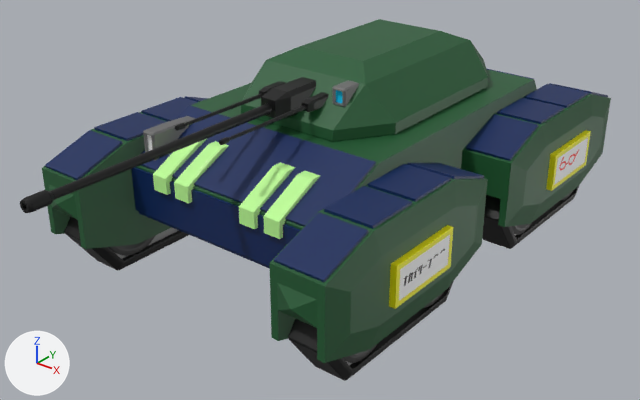
The FBX model blackout/Assets/Models/fbx/tank_cannon_gun.fbx as it was, and as the next commit left it.
Before and after are seen from a 50 mm camera at (8.31, -11.27, 5.91) aimed at (0.21, -1.15, -0.37). Lighting does not change. The marker at lower left points along +X, +Y and +Z.

The scene before the commit, as lines of its bpy script (objects in view):
```python
mat_material_001 = principled_material('Material.001')
mat_material_001.texture = img_tank_mat_png
me_立方体_002 = bpy.data.meshes.new('立方体.002')
me_立方体_002.from_pydata(...)  # 3920 vertices, 3568 faces; spans x -2.94..2.93, y -6.29..4.41, z -1.43..1.91
me_立方体_002.materials.append(mat_material_001)  # picture img_tank_mat_png
ob_body = bpy.data.objects.new('body', me_立方体_002)
ob_body.location = (0.0, 0.0, 0.0)
```
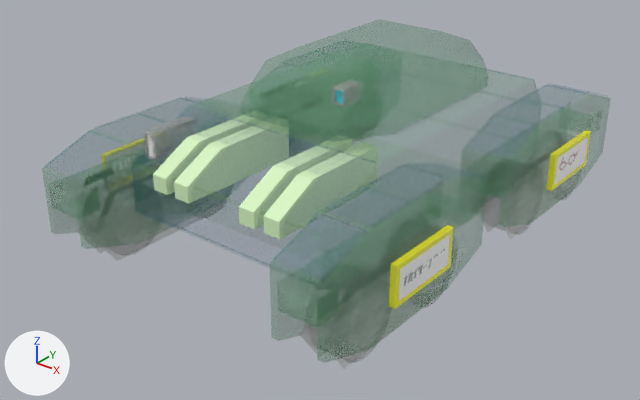
The newer file is also turned or shifted as a whole; pictures and numbers use the older file's frame.

Changed parts and their boxes [x1, y1, x2, y2] in the pictures (640 x 400 px):
```json
{"object": "body", "change": "surface changed", "before": [20, 19, 611, 381], "after": [20, 19, 611, 381]}
```

Edits to the scene script, one JSON object a line:
```json
{"op": "set", "path": "img_tank_mat_png", "old": "load_image('tank_mat.png', '../tank_mat.png', 1024, 1024, 'sRGB')", "new": "load_image('tank_mat.png', '../tank_mat.png', 1024, 1024, 'Non-Color')"}
{"op": "add", "block": "mat_material_001", "code": "n3 = _N.new('ShaderNodeTexImage'); n3.name = 'Image Texture.001'"}
{"op": "add", "block": "mat_material_001", "code": "n3.image = img_tank_mat_png"}
{"block": "mat_material_001", "where": "n0 = _N.new('ShaderNodeBsdfPrincipled'); n0.name = 'Principled BSDF'"}
{"op": "add", "block": "mat_material_001", "code": "_L.new(n3.outputs[0], n0.inputs[4])  # 'Color' to 'Alpha'"}
```
